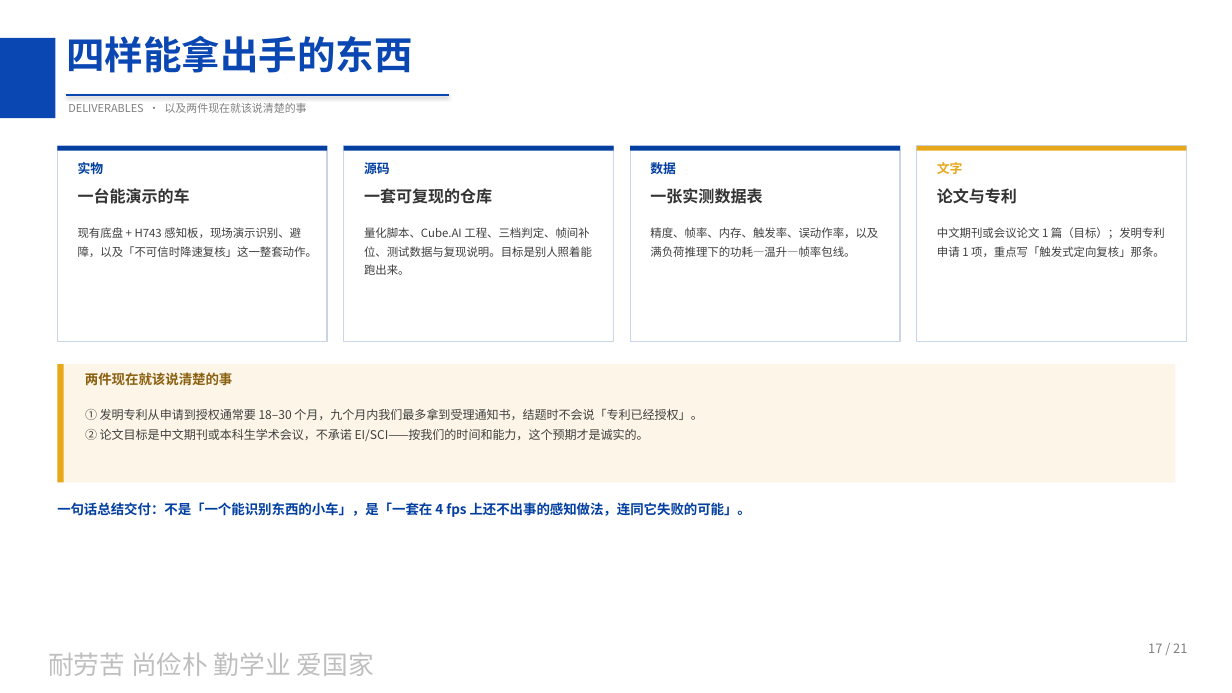
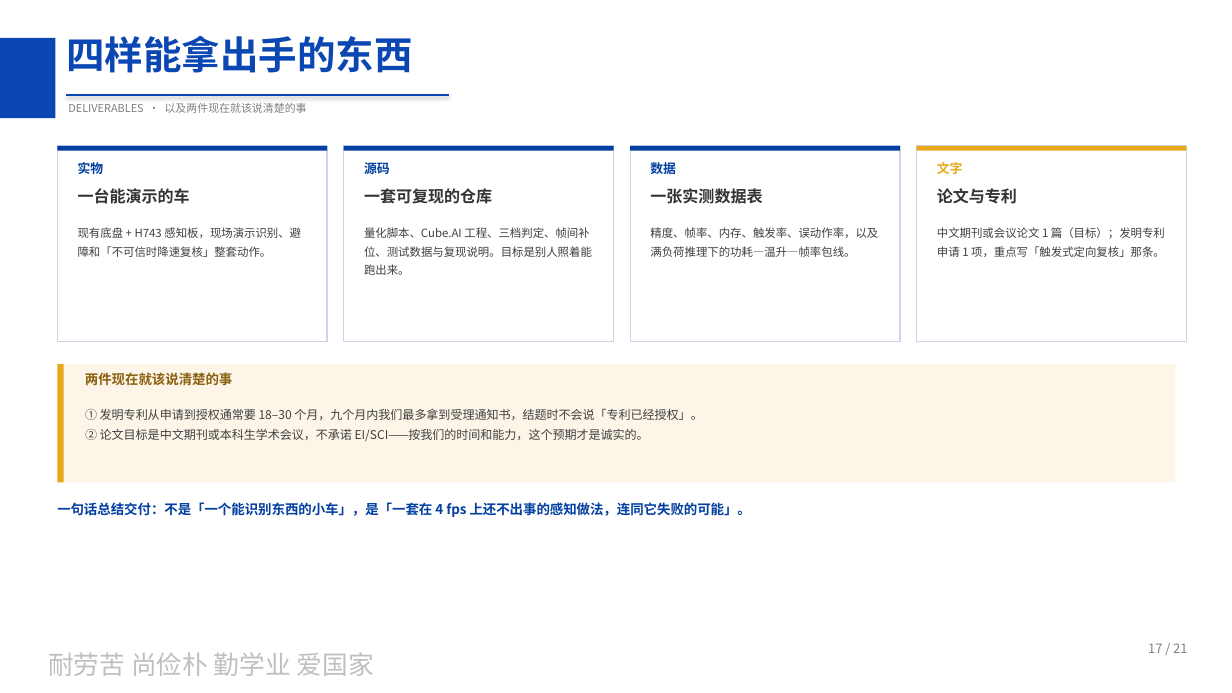
Before and after one commit to peach-ai280/srtp-tiny-detect-car, a slide deck: slide 17 of docs/01_立项/立项答辩_20261020.pptx. Drawn at 1232x693 pixels with LibreOffice and Linux fonts; fonts in the diff are those of the drawing; background and template pictures are left out. Boxes give left, top, right and bottom in pixels: in the first picture for what was removed or moved away, otherwise in the second. Text is boxed around its words. In the diff, an @@ line names an element or a change of style, - is before the commit and + after.

```diff
--- a/docs/01_立项/立项答辩_20261020.pptx
+++ b/docs/01_立项/立项答辩_20261020.pptx
@@ text at (78, 227, 301, 257): text changed @@
-现有底盘 + H743 感知板，现场演示识别、避障，以及「不可信时降速复核」这一整套动作。
+现有底盘 + H743 感知板，现场演示识别、避障和「不可信时降速复核」整套动作。
```
Also in this commit, not shown: 7 other slides changed, 10 other files.
